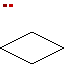
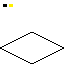
Layers edited between the first and the second (64, 64) image:
painted on "Background" over (x1=3, y1=4, x2=13, y2=7)
